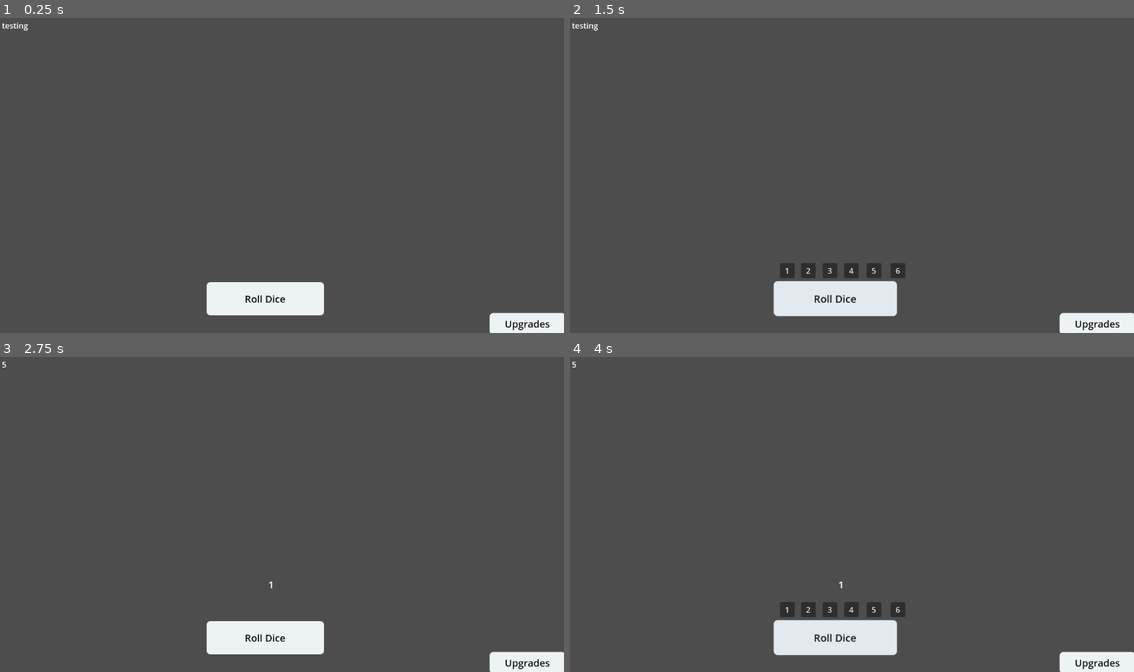
Above: before the commit, frames 1-4 (two rows, left to right).
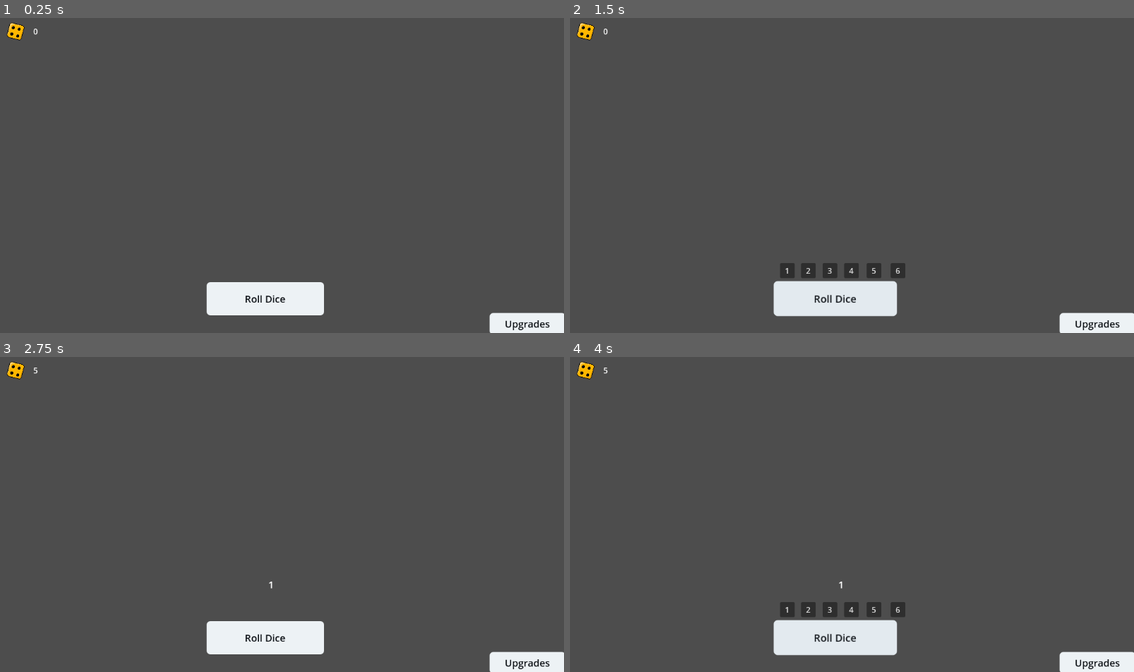
Above: after the commit, the same moments.

Repository: BigPurplePig/testing
Game: Godot game, scene res://node_2d.tscn
Two runs of this game, one before a commit and one after it. Both use one fixed random seed, a clock stepped at 60 frames per second and the inputs below.
Inputs:
- Up to frame 1 (0.25 s): no input
- Up to frame 2 (1.5 s): click "Upgrades" at 0.5 s; click "Roll Dice" at 1.25 s
- Up to frame 3 (2.75 s): click "1" at 2 s
- Up to frame 4 (4 s): click "Upgrades" at 2.75 s; click "Roll Dice" at 3.5 s

The runs differ from the first frame. In frame 1, 0.2% of the frame differs, in the area x 0-7%, y 1-8%; in frame 2, 0.2%; in frame 3, 0.1%; in frame 4, 0.1%.

Commit message:
first sprite

Diff:
--- a/node_2d.tscn
+++ b/node_2d.tscn
@@ -1,8 +1,9 @@
-[gd_scene load_steps=9 format=3 uid="uid://3woresuocofq"]
+[gd_scene load_steps=10 format=3 uid="uid://3woresuocofq"]
 
 [ext_resource type="Script" path="res://label.gd" id="1_75kao"]
 [ext_resource type="Script" path="res://button.gd" id="1_il17n"]
 [ext_resource type="Script" path="res://dice_options.gd" id="3_mf1n4"]
+[ext_resource type="Texture2D" uid="uid://cy481t71foxbi" path="res://Golden_DIce.png" id="4_70uic"]
 [ext_resource type="Script" path="res://amount.gd" id="4_lhout"]
 
 [sub_resource type="StyleBoxEmpty" id="StyleBoxEmpty_ltgbn"]
@@ -141,10 +142,11 @@
 
 [node name="CurrencyIcon" type="TextureRect" parent="user_cash"]
 layout_mode = 2
+texture = ExtResource("4_70uic")
 
 [node name="amount" type="Label" parent="user_cash"]
 layout_mode = 2
-text = "testing"
+text = "0"
 script = ExtResource("4_lhout")
 
 [connection signal="button_down" from="Button" to="Button" method="_on_button_down"]
Binary file added: Golden_DIce.png
Not shown, added: Golden_DIce.png.import
Not shown: 1 places in shop.tscn that only renumber resources
